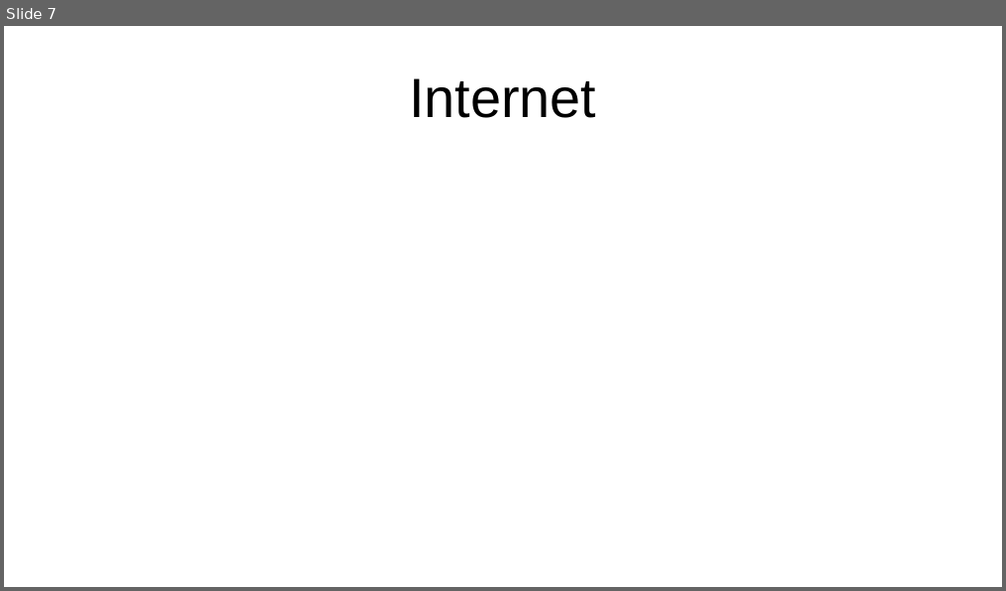
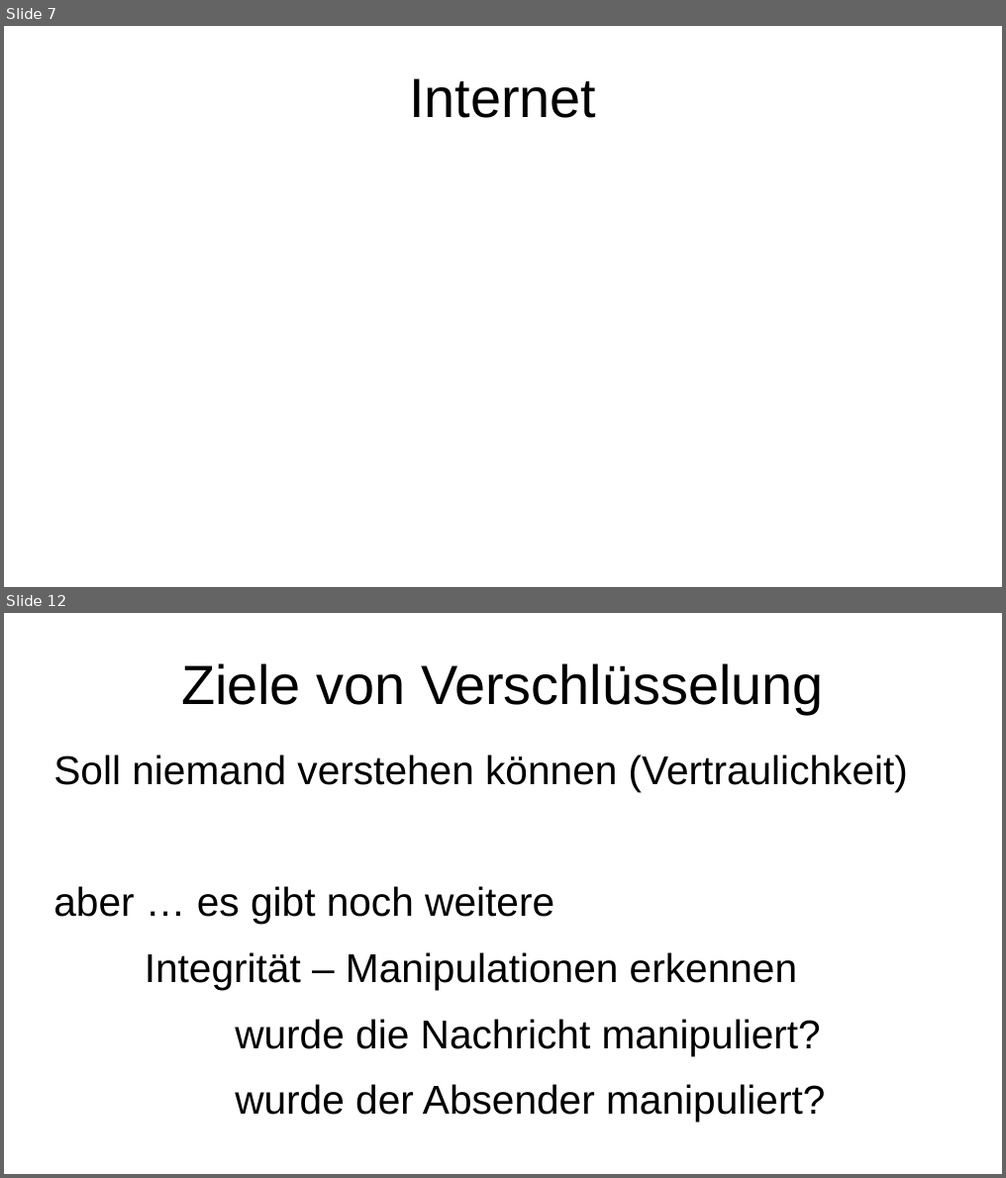
Before and after one commit to binary-bugs/mailVerschluesselung, a slide deck: präsi e-mail verschlüsselung.odp. Shown one above the other, each under a label of ours: slide 7 before the commit, slides 7 and 12 after it; the slides between them are not shown. The pictures are 1006x591 and 1006x1178 pixels, drawn with LibreOffice and Linux fonts; fonts in the diff are those of the drawing. Boxes give left, top, right and bottom in pixels: in the first picture for what was removed or moved away, otherwise in the second. Text is boxed around its words. In the diff, an @@ line names an element or a change of style, - is before the commit and + after.

```diff
--- a/präsi e-mail verschlüsselung.odp
+++ b/präsi e-mail verschlüsselung.odp
@@ slide 12 added at bbox=[4, 613, 1002, 1174], background #FFFFFF @@
@@ title added at bbox=[181, 663, 824, 714], 44 pt, text #000000 @@
+Ziele von Verschlüsselung
@@ text added at bbox=[54, 755, 908, 1122], 32 pt, text #000000 @@
+Soll niemand verstehen können (Vertraulichkeit)
+aber … es gibt noch weitere
+Integrität – Manipulationen erkennen
+wurde die Nachricht manipuliert?
+wurde der Absender manipuliert?
```
Also in this commit, not shown: 3 slides changed, 10 other slides added, 1 slide removed.
